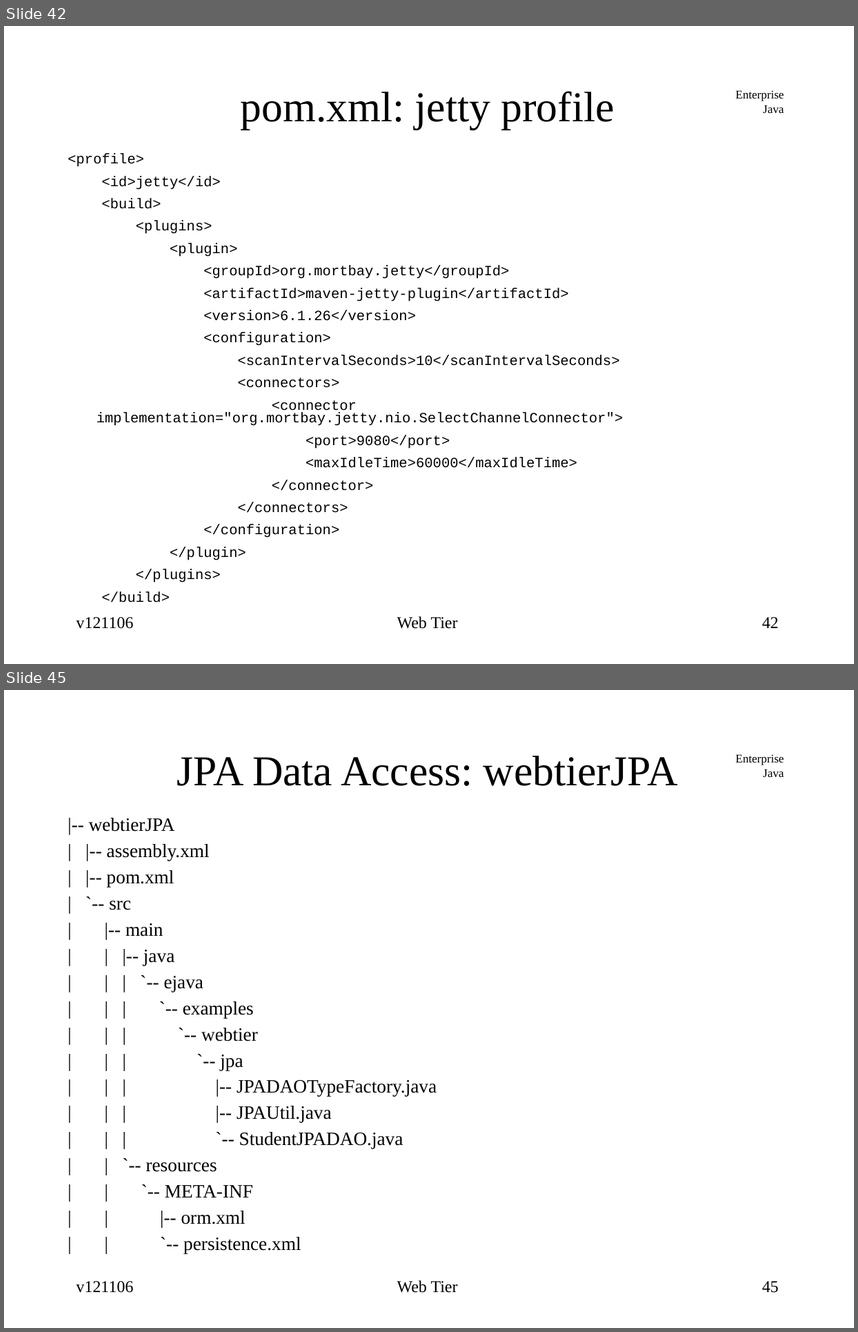
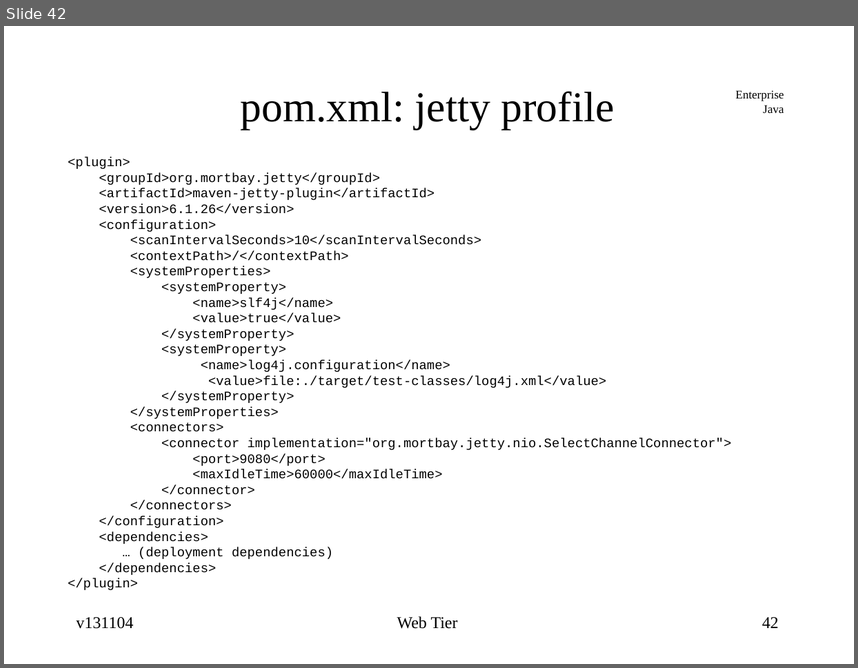
Before and after one commit to jcstaff/ejava-javaee, a slide deck: webtier/src/site/resources/lectures/webTier.ppt. Shown one above the other, each under a label of ours: slides 42 and 45 before the commit, slide 42 after it; the slides between them are not shown. The pictures are 858x1332 and 858x668 pixels, drawn with LibreOffice and Linux fonts; fonts in the diff are those of the drawing. Boxes give left, top, right and bottom in pixels: in the first picture for what was removed or moved away, otherwise in the second. Text is boxed around its words. In the diff, an @@ line names an element or a change of style, - is before the commit and + after.

Commit message:
updated maven sections

```diff
--- a/webtier/src/site/resources/lectures/webTier.ppt
+++ b/webtier/src/site/resources/lectures/webTier.ppt
@@ slide 45 removed at box(4, 690, 854, 1328), background #FFFFFF; not listed: 1 template element that a slide beside it also shows @@
@@ title removed at box(177, 756, 678, 786) @@
-JPA Data Access: webtierJPA
@@ text removed at box(89, 818, 437, 1253) @@
-|-- webtierJPA
-| |-- assembly.xml
-| |-- pom.xml
-| `-- src
-| |-- main
-| | |-- java
-| | | `-- ejava
-| | | `-- examples
-| | | `-- webtier
-| | | `-- jpa
-| | | |-- JPADAOTypeFactory.java
-| | | |-- JPAUtil.java
-| | | `-- StudentJPADAO.java
-| | `-- resources
-| | `-- META-INF
-| | |-- orm.xml
-| | `-- persistence.xml
@@ text removed at box(76, 1281, 134, 1292) @@
-v121106
@@ text removed at box(397, 1280, 458, 1292) @@
-Web Tier
@@ page number removed at box(762, 1281, 779, 1292) @@
-45
@@ slide 42 changed as well @@
@@ text at box(67, 154, 221, 234): paragraphs removed @@
-<profile>
-<id>jetty</id>
-<build>
-<plugins>
@@ text at box(67, 157, 732, 590): size 12 to 11 pt in "<plugin>", "<groupId>org.mortbay.jetty</groupId>", "<artifactId>maven-jetty-plugin</artifactId>", "<version>6.1.26</version>" and 10 more places; line spacing 0.76 to 1; less space between paragraphs @@
@@ text at box(130, 251, 606, 419): paragraphs added @@
+<contextPath>/</contextPath>
+<systemProperties>
+<systemProperty>
+<name>slf4j</name>
+<value>true</value>
+</systemProperty>
+<systemProperty>
+<name>log4j.configuration</name>
+<value>file:./target/test-classes/log4j.xml</value>
+</systemProperty>
+</systemProperties>
@@ text at box(99, 531, 333, 575): paragraphs added @@
+<dependencies>
+… (deployment dependencies)
+</dependencies>
@@ text at box(102, 569, 221, 602): paragraphs removed @@
-</plugins>
-</build>
@@ text at box(76, 617, 134, 628): text changed @@
-v121106
+v131104
```
Also in this commit, not shown: 43 other slides changed, 3 other slides removed.
